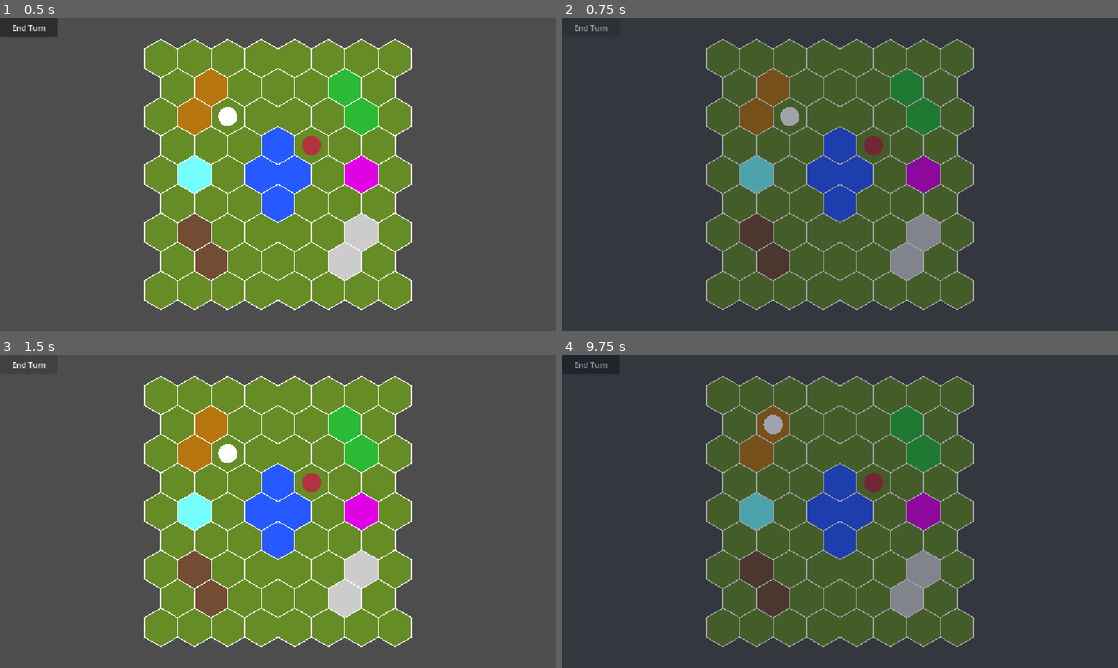
Above: before the commit, frames 1-4 (two rows, left to right).
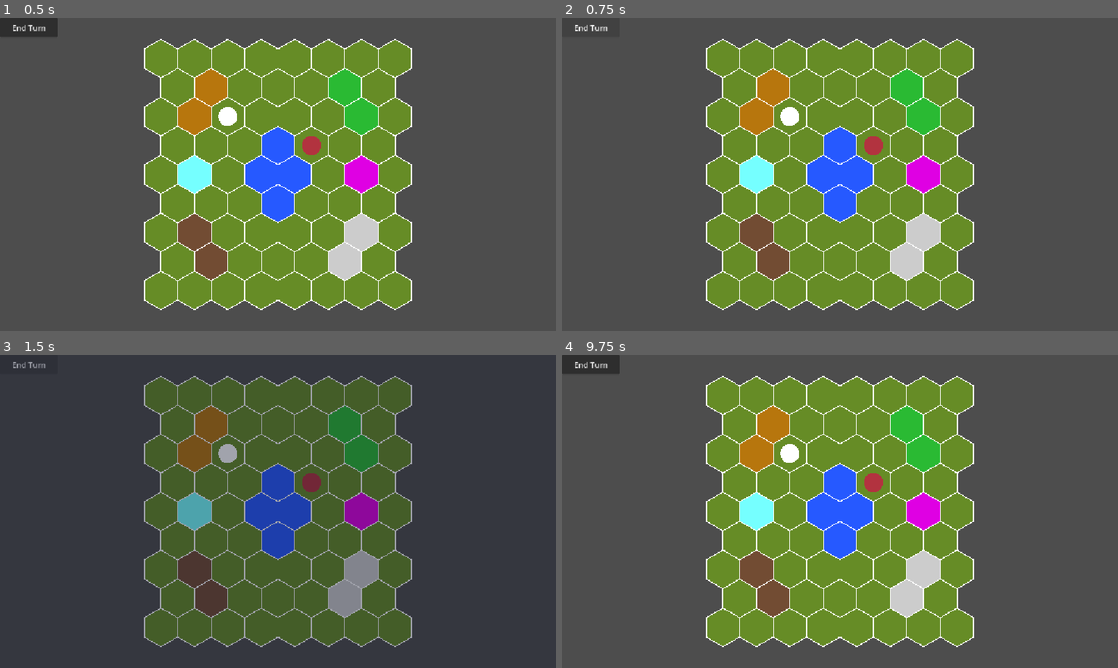
Above: after the commit, the same moments.

Repository: CookieZ0710/armello-lite
Game: Godot game, scene res://scenes/Main.tscn
Same seed, same stepped clock (60 frames per second), same inputs: the game is played once before the commit and once after it.
Inputs (mouse positions are in pixels of both pictures, inside the frame that each line leads up to):
- Up to frame 1 (0.5 s): no input
- Up to frame 2 (0.75 s): click "End Turn" at 0.5 s
- Up to frame 3 (1.5 s): click "End Turn" at 1.25 s
- Up to frame 4 (9.75 s): click "End Turn" at 2 s; tap Enter at 2.75, 4.25, 5.75 s; move the mouse to (723, 395) at 2.77 s; click (723, 395) at 2.92 s; tap Space at 3.5, 5, 6.5 s; move the mouse to (756, 395) at 3.52 s; click (756, 395) at 3.67 s; move the mouse to (789, 395) at 4.27 s; click (789, 395) at 4.42 s; move the mouse to (823, 395) at 5.02 s; click (823, 395) at 5.17 s; move the mouse to (856, 395) at 5.77 s; click (856, 395) at 5.92 s; move the mouse to (890, 395) at 6.52 s; click (890, 395) at 6.67 s; move the mouse to (923, 395) at 7.27 s; click (923, 395) at 7.42 s; move the mouse to (956, 395) at 8.02 s; click (956, 395) at 8.17 s; move the mouse to (739, 423) at 8.77 s; click (739, 423) at 8.92 s; move the mouse to (773, 423) at 9.52 s; click (773, 423) at 9.67 s

Frame 1 is identical in both runs. In frame 2, 38% of the frame differs, in the area x 2-75%, y 2-94%; in frame 3, 38%; in frame 4, 38%.
Error after the commit: Cannot call method 'has_method' on a null value. (res://scripts/TurnManager.gd:27)

Commit message:
TurnManager test

Diff:
--- a/scenes/Main.tscn
+++ b/scenes/Main.tscn
@@ -1,6 +1,7 @@
 [gd_scene format=3 uid="uid://bgshnraoeska7"]
 
 [ext_resource type="Script" uid="uid://dpe0c3c3i0q8l" path="res://scripts/main.gd" id="1_elqb8"]
+[ext_resource type="Script" uid="uid://cy5pj2odmj3rg" path="res://scripts/TurnManager.gd" id="2_rvslj"]
 
 [node name="Main" type="Node2D" unique_id=1295409125]
 script = ExtResource("1_elqb8")
@@ -21,3 +22,6 @@
 grow_vertical = 2
 mouse_filter = 2
 color = Color(0.0627451, 0.08235294, 0.16862746, 0.39215687)
+
+[node name="TurnManager" type="Node" parent="." unique_id=1295381014]
+script = ExtResource("2_rvslj")
--- a/scenes/Player.tscn
+++ b/scenes/Player.tscn
@@ -1,6 +1,6 @@
 [gd_scene format=3 uid="uid://b32qvyoygrftc"]
 
-[ext_resource type="Script" uid="uid://61hvkqhog1wn" path="res://scripts/player.gd" id="1_p0vlq"]
+[ext_resource type="Script" uid="uid://61hvkqhog1wn" path="res://scripts/entities/player.gd" id="1_p0vlq"]
 
 [node name="Player" type="Area2D" unique_id=1543897753]
 script = ExtResource("1_p0vlq")
--- /dev/null
+++ b/scripts/TurnManager.gd
@@ -0,0 +1,44 @@
+extends Node
+
+signal turn_changed(actor: Node)
+signal phase_changed(is_night: bool)
+
+var turn_queue: Array[Node] = []
+var current_turn_index: int = 0
+var current_actor: Node = null
+var is_night: bool = false
+
+func setup(queue: Array[Node]) -> void:
+	turn_queue = queue
+	current_turn_index = 0
+	is_night = false
+
+	start_current_turn()
+
+
+
+func start_current_turn() -> void:
+	if turn_queue.is_empty():
+		current_actor = null
+		return
+
+	current_actor = turn_queue[current_turn_index]
+
+	if current_actor.has_method("reset_ap"):
+		current_actor.reset_ap()
+
+	turn_changed.emit(current_actor)
+
+
+func end_turn() -> void:
+	if turn_queue.is_empty():
+		return
+
+	current_turn_index += 1
+
+	if current_turn_index >= turn_queue.size():
+		current_turn_index = 0
+		is_night = not is_night
+		phase_changed.emit(is_night)
+
+	start_current_turn()
--- a/scripts/player.gd
+++ b/scripts/entities/player.gd
@@ -7,7 +7,7 @@
 #Runtime stats
 var current_health: int
 var max_health: int
-var max_ap: int = 30
+var max_ap: int = 3
 var current_ap: int = 0
 
 var gold: int = 0
--- a/scripts/main.gd
+++ b/scripts/main.gd
@@ -22,7 +22,12 @@
 var player								# player
 var player_coordinates = Vector2i(2, 2) # spawn point
 var hex_tiles = {}						# our map container
-var is_night: bool = false
+var bane
+
+var actors: Array[Node] = [player, bane]
+
+@onready var turn_manager = $TurnManager
+
 
 func _ready() -> void:
 	randomize()
@@ -37,6 +42,11 @@
 	player_coordinates = offset_to_axial(2, 2)
 	create_player()		# add player
 	spawn_bane()
+
+	turn_manager.turn_changed.connect(_on_turn_changed)
+	turn_manager.phase_changed.connect(_on_phase_changed)
+	turn_manager.setup(actors)
+
 
 # take normal coord into logical use
 func offset_to_axial(col: int, row: int) -> Vector2i:
@@ -141,7 +151,7 @@
 	player.position = hex_tiles[player_coordinates].position
 
 func spawn_bane() -> void:
-	var bane = NPC.instantiate()
+	bane = NPC.instantiate()
 	bane.character_data = BANE_DATA
 
 	# Temporary spawn location, using the same
@@ -176,22 +186,43 @@
 
 	player.change_health(tile.tile_data.health_change)
 
+#func setup_turn_queue() -> void:
+	#turn_queue.clear()
+	#
+	#if player != null:
+		#turn_queue.append(player)
+	#if bane != null:
+		#turn_queue.append(bane)
+		#
+	#current_turn_index = 0
+	#start_current_turn()
+
+func _on_turn_changed(actor: Node) -> void:
+	if actor == player:
+		print("=== Player's Turn ===")
+	elif actor == bane:
+		print("=== Bane's Turn ===")
+		print("Bane cant do shit so pass")
 
 
 # check if tile can move
 func _on_tile_clicked(clicked_coordinates):
+	if turn_manager.current_actor != player:
+		print("not ur turn yet bitch")
+		return
+
 	var neighbors = get_neighbors(player_coordinates)
 
 	if clicked_coordinates in neighbors:
 		move_player(clicked_coordinates)
 
 func _on_end_turn_button_pressed() -> void:
-	player.reset_ap()
-
-	is_night = not is_night
-	$CanvasLayer/NightOverlay.visible = is_night
-
-	if is_night:
+	turn_manager.end_turn()
+
+func _on_phase_changed(night: bool) -> void:
+	$CanvasLayer/NightOverlay.visible = night
+
+	if night:
 		print("Night has fallen!")
 	else:
 		print("Day has begun!")
Not shown, added: scripts/TurnManager.gd.uid
Renamed: scripts/player.gd.uid -> scripts/entities/player.gd.uid
